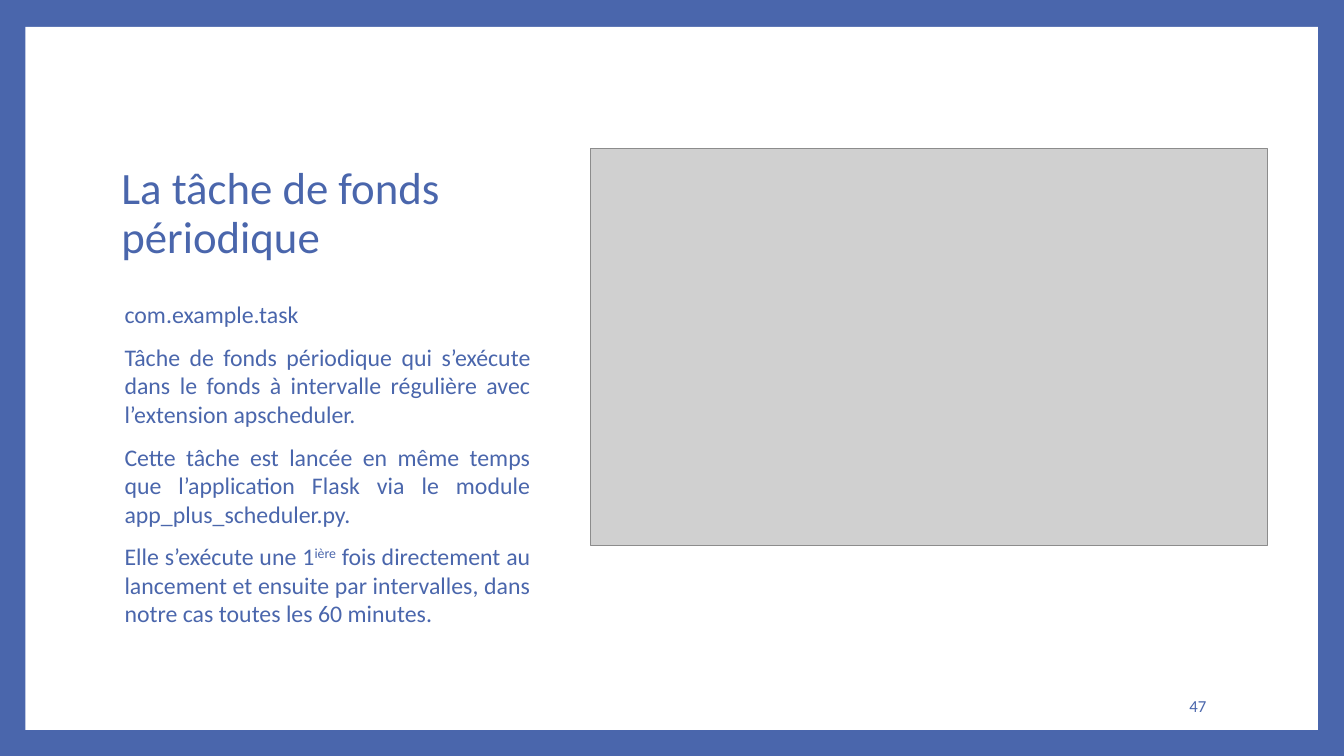
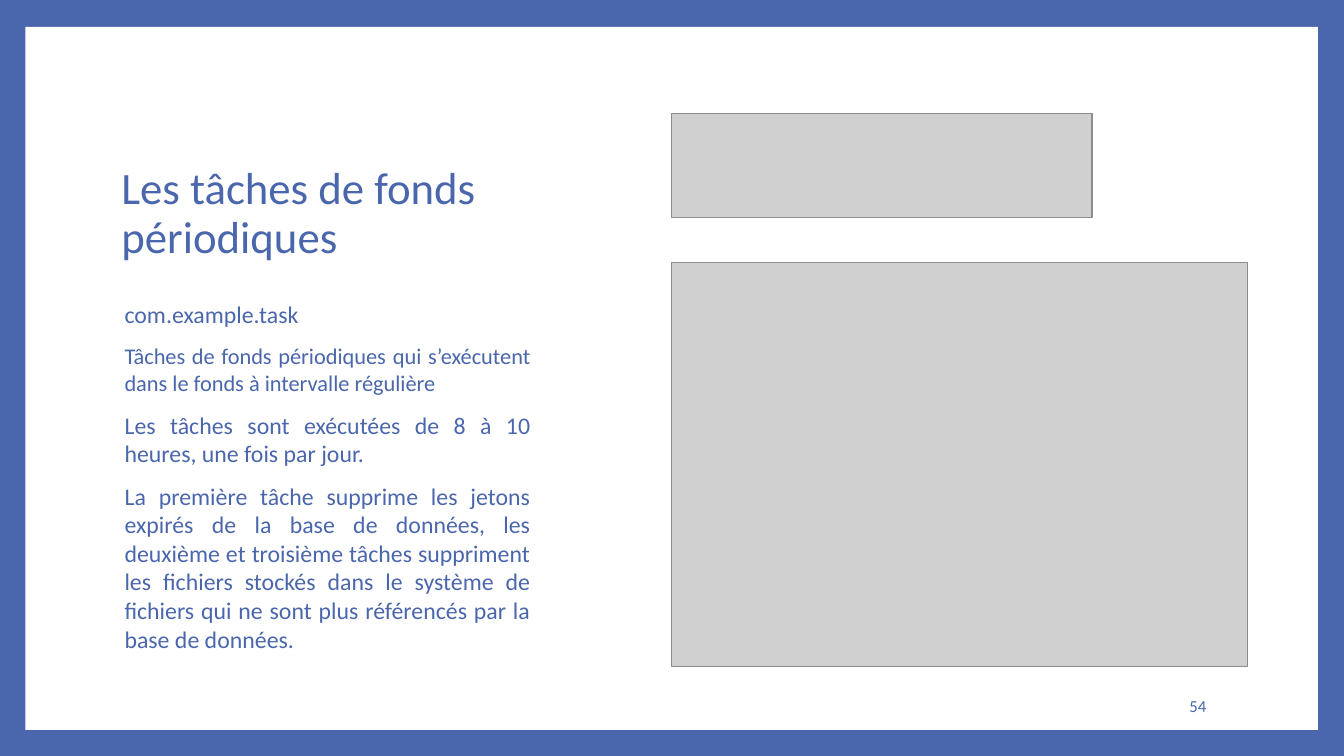
Before and after one commit to bakedpotato191/projet, a slide deck: slide 54 of rapport.PPTX (slide 47 before the commit). Drawn at 1344x756 pixels with LibreOffice and Linux fonts; fonts in the diff are those of the drawing; grey boxes stand for pictures. Boxes give left, top, right and bottom in pixels: in the first picture for what was removed or moved away, otherwise in the second. Text is boxed around its words. In the diff, an @@ line names an element or a change of style, - is before the commit and + after.

```diff
--- a/rapport.PPTX
+++ b/rapport.PPTX
@@ picture added at (673,114,1093,218) @@
@@ picture removed at (591,148,1267,545) @@
@@ title at (121,173,475,260): text changed @@
-La tâche de fonds périodique
+Les tâches de fonds périodiques
@@ picture added at (673,262,1248,667) @@
@@ text at (125,348,530,648): text changed @@
-Tâche de fonds périodique qui s’exécute dans le fonds à intervalle régulière avec l’extension apscheduler.
-Cette tâche est lancée en même temps que l’application Flask via le module app_plus_scheduler.py.
-Elle s’exécute une 1ière fois directement au lancement et ensuite par intervalles, dans notre cas toutes les 60 minutes.
+Tâches de fonds périodiques qui s’exécutent dans le fonds à intervalle régulière
+Les tâches sont exécutées de 8 à 10 heures, une fois par jour.
+La première tâche supprime les jetons expirés de la base de données, les deuxième et troisième tâches suppriment les fichiers stockés dans le système de fichiers qui ne sont plus référencés par la base de données.
@@ page number at (1189,701,1206,712): text changed @@
-47
+54
```
Also in this commit, not shown: 6 other slides changed, 7 slides added, 33 other files.
